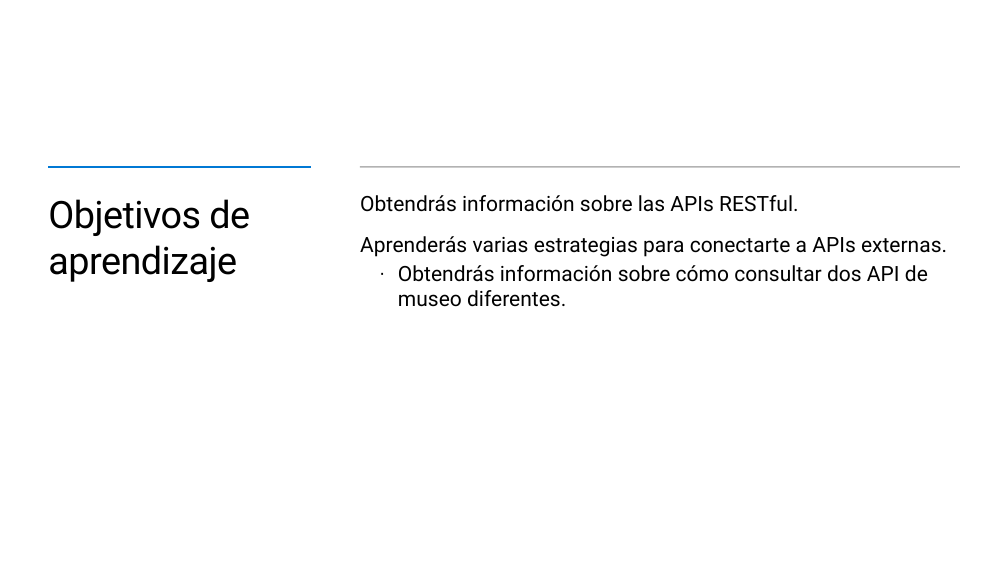
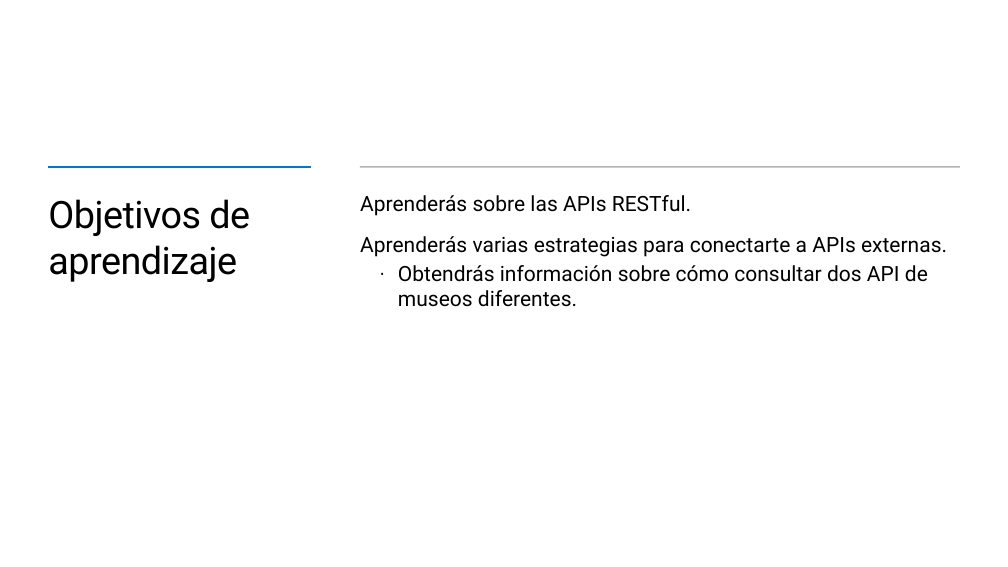
Before and after one commit to microsoft/workshop-library, a slide deck: slide 4 of short/explore-art-rest-api/translations/es/slides.es.pptx. Drawn at 1008x567 pixels with LibreOffice and Linux fonts; fonts in the diff are those of the drawing; background and template pictures are left out. Boxes give left, top, right and bottom in pixels: in the first picture for what was removed or moved away, otherwise in the second. Text is boxed around its words. In the diff, an @@ line names an element or a change of style, - is before the commit and + after.

```diff
--- a/short/explore-art-rest-api/translations/es/slides.es.pptx
+++ b/short/explore-art-rest-api/translations/es/slides.es.pptx
@@ text at bbox=[360, 195, 947, 307]: text changed @@
-  · Obtendrás información sobre las APIs RESTful.
-    Aprenderás varias estrategias para conectarte a APIs externas.
-    Obtendrás información sobre cómo consultar dos API de museo diferentes.
+  · Aprenderás sobre las APIs RESTful.
+    Aprenderás varias estrategias para conectarte a APIs externas.
+    Obtendrás información sobre cómo consultar dos API de museos diferentes.
```
Also in this commit, not shown: 14 other slides changed, 2 other files.
